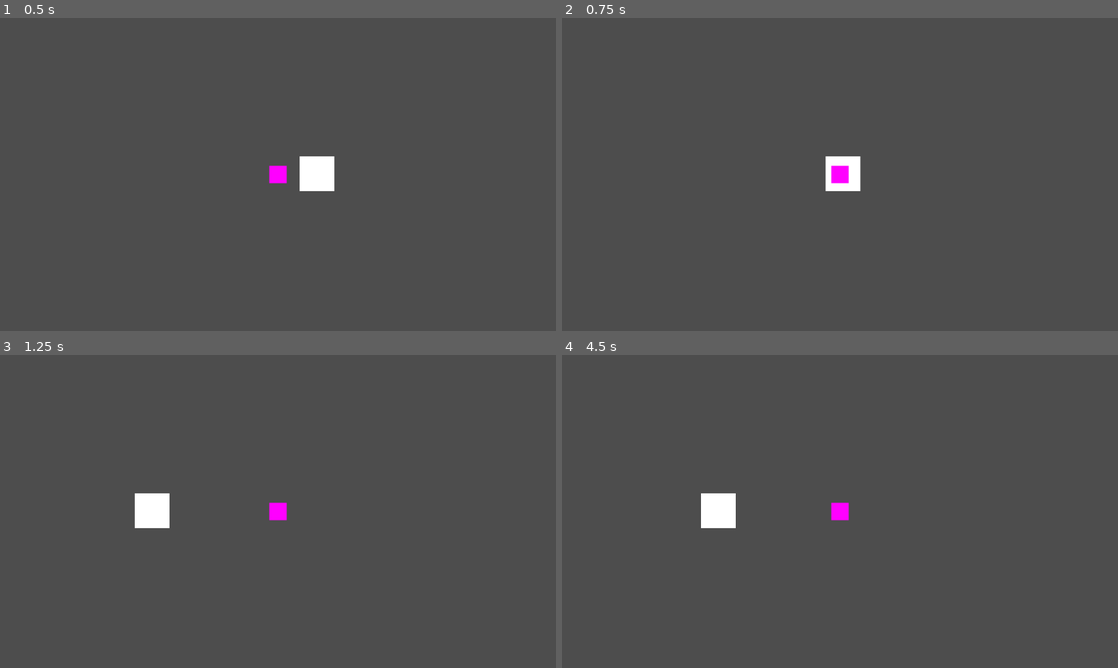
Above: before the commit, frames 1-4 (two rows, left to right).
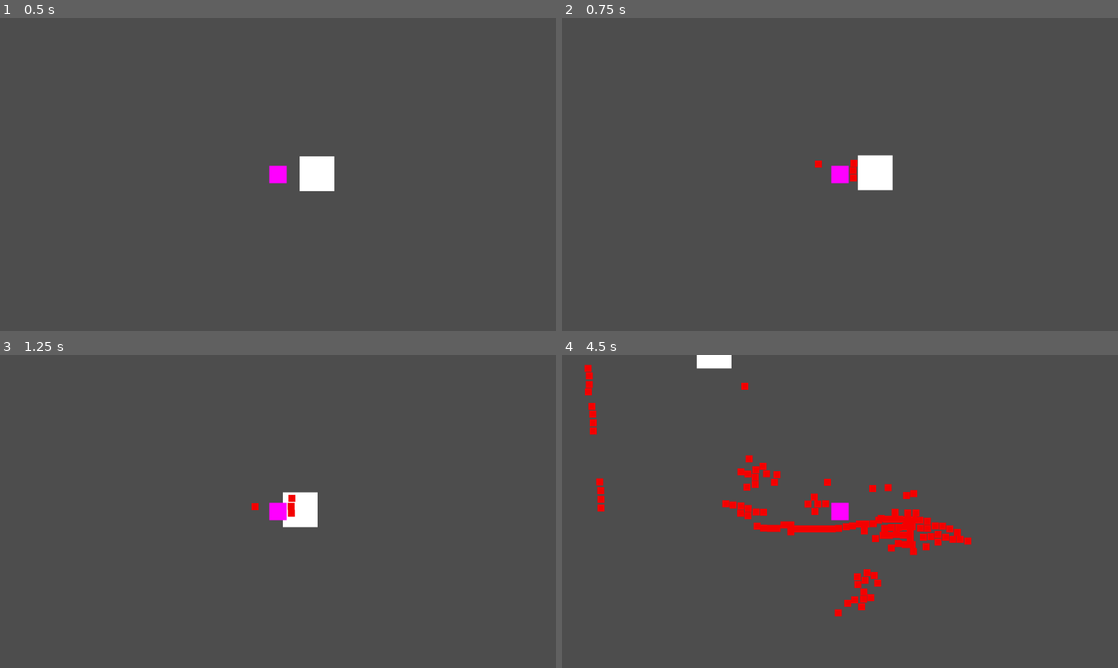
Above: after the commit, the same moments.

Repository: NicolasRaf/Defenders-Lovers
Game: Godot game, scene res://scenes/world.tscn
Two runs of this game, one before a commit and one after it. Both use one fixed random seed, a clock stepped at 60 frames per second and the inputs below.
Inputs (mouse positions are in pixels of both pictures, inside the frame that each line leads up to):
- Up to frame 1 (0.5 s): no input
- Up to frame 2 (0.75 s): tap Enter (ui_accept) at 0.5 s; move the mouse to (962, 158) at 0.52 s; hold D (move_right) from 0.53 s (still down); hold Enter (ui_accept) from 0.53 s (still down)
- Up to frame 3 (1.25 s): keep holding D (move_right); keep holding Enter (ui_accept)
- Up to frame 4 (4.5 s): move the mouse to (728, 527) at 1.27 s; release D (move_right) at 1.28 s; release Enter (ui_accept) at 1.28 s; hold S (move_down) 1.28-2.03 s; tap Enter (ui_accept) at 1.35, 1.52, 1.82, 2.85, 3.02, 3.32, 4.35 s; move the mouse to (895, 442) at 2.02 s; hold D (move_right) 2.03-2.78 s; hold Enter (ui_accept) 2.03-2.78 s; move the mouse to (812, 574) at 2.77 s; hold W (move_up) 2.78-3.53 s; move the mouse to (1006, 558) at 3.52 s; hold Enter (ui_accept) 3.53-4.28 s; hold A (move_left) from 3.53 s (still down); move the mouse to (673, 464) at 4.27 s

Frame 1 is identical in both runs. In frame 2, 1.2% of the frame differs, in the area x 45-60%, y 43-56%; in frame 3, 1.4%; in frame 4, 4.4%, in the area x 4-74%, y 0-84%.

Commit message:
Add: Inital shot system

Diff:
--- /dev/null
+++ b/scenes/bullet.tscn
@@ -0,0 +1,20 @@
+[gd_scene load_steps=4 format=3 uid="uid://coqbpjww5275i"]
+
+[ext_resource type="Script" path="res://scripts/bullet.gd" id="1_jb4he"]
+
+[sub_resource type="RectangleShape2D" id="RectangleShape2D_icij1"]
+size = Vector2(8, 8)
+
+[sub_resource type="PlaceholderTexture2D" id="PlaceholderTexture2D_51f2c"]
+size = Vector2(20, 20)
+
+[node name="Bullet" type="CharacterBody2D"]
+script = ExtResource("1_jb4he")
+
+[node name="CollisionShape2D" type="CollisionShape2D" parent="."]
+shape = SubResource("RectangleShape2D_icij1")
+
+[node name="Sprite2D" type="Sprite2D" parent="."]
+modulate = Color(0.956863, 0, 0, 1)
+scale = Vector2(0.4, 0.4)
+texture = SubResource("PlaceholderTexture2D_51f2c")
--- a/scenes/player.tscn
+++ b/scenes/player.tscn
@@ -18,3 +18,8 @@
 
 [node name="Camera2D" type="Camera2D" parent="."]
 zoom = Vector2(2, 2)
+
+[node name="Node2D" type="Node2D" parent="."]
+
+[node name="Crosshair" type="Marker2D" parent="Node2D"]
+position = Vector2(29, 0)
--- /dev/null
+++ b/scripts/bullet.gd
@@ -0,0 +1,5 @@
+extends CharacterBody2D
+var speed : int = 30
+
+func _process(delta) -> void:
+	var colissionInfo = move_and_collide(velocity.normalized() * delta * speed)
--- a/scripts/player.gd
+++ b/scripts/player.gd
@@ -4,16 +4,22 @@
 var friction: float = 0.2
 var acceleration: float = 0.2
 var health : int = 5
+var bulletPath : PackedScene =  preload("res://scenes/bullet.tscn")
+var canShot = true
 
 func _ready():
 	Global.Player = self;
 
 func _physics_process(delta) -> void:
+	$Node2D.look_at(get_global_mouse_position())
+	if Input.is_action_pressed("ui_accept") and canShot:
+		_shot()
+
 	_move()
 	move_and_slide()
 
 
-func _move():
+func _move() -> void:
 
 	## Recebe o input do player e da um valor positivo ou negativo para direção
 	var _direction : Vector2 = Vector2(
@@ -31,3 +37,11 @@
 	velocity.y = lerp(velocity.y, _direction.normalized().y * speed, friction)
 
 	velocity = _direction.normalized() * speed
+
+func _shot() -> void:
+	var _bullet = bulletPath.instantiate()
+
+	get_parent().add_child(_bullet)
+	_bullet.position = $Node2D/Crosshair.global_position
+
+	_bullet.velocity = get_global_mouse_position() - _bullet.position
